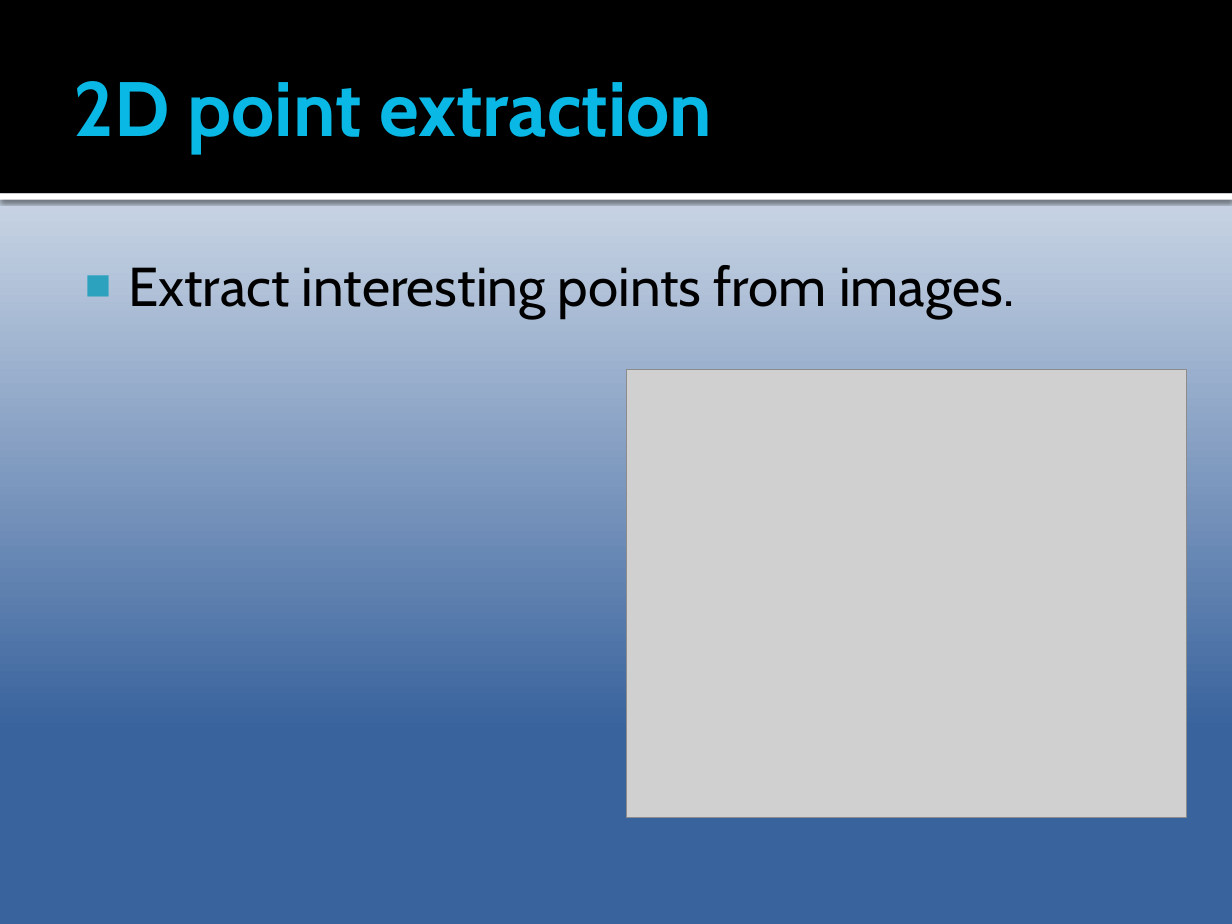
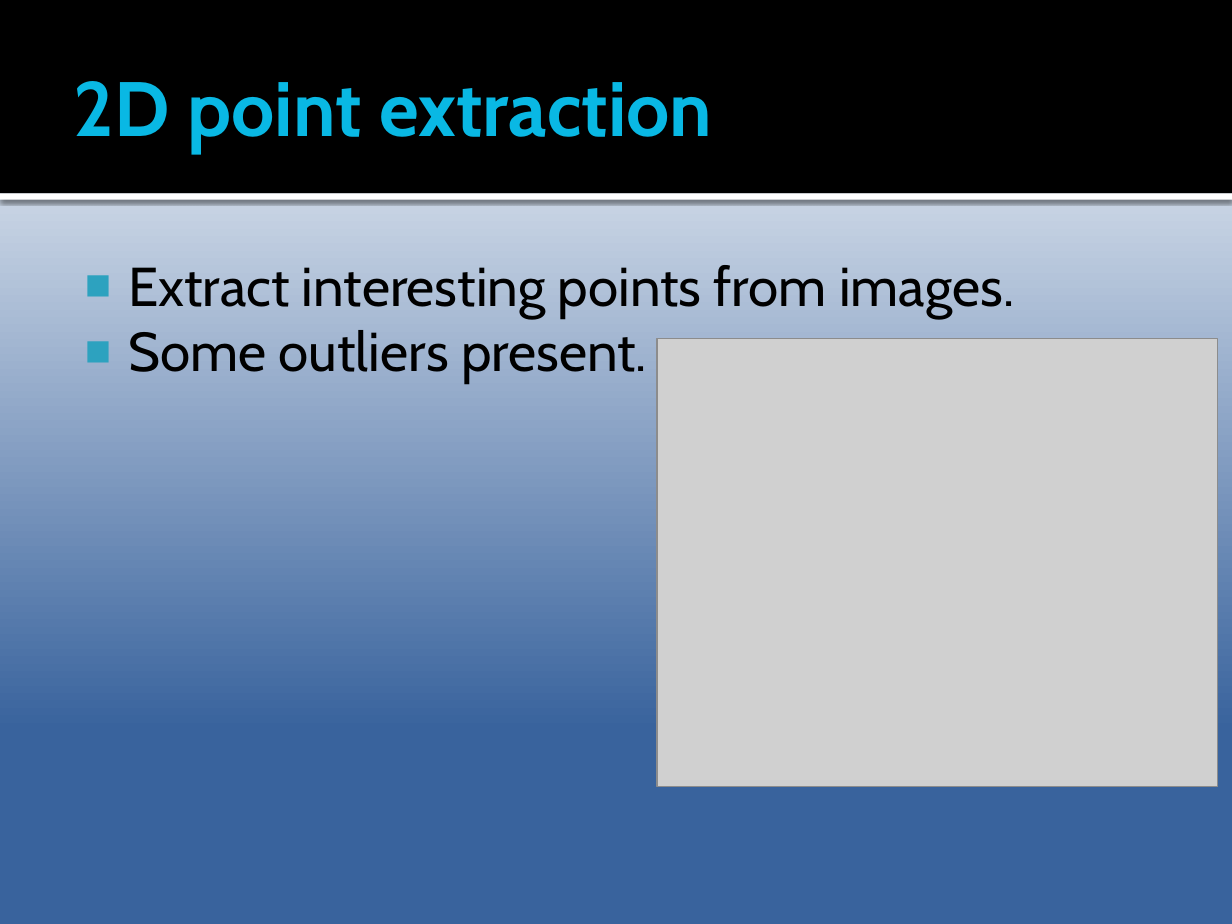
Before and after one commit to Epipolarna/Tracking, a slide deck: slide 6 of 3D Reconstruction/Documentation/TSBB15prez.pptx (slide 7 before the commit). Drawn at 1232x924 pixels with LibreOffice and Linux fonts; fonts in the diff are those of the drawing; grey boxes stand for pictures. Boxes give left, top, right and bottom in pixels: in the first picture for what was removed or moved away, otherwise in the second. Text is boxed around its words. In the diff, an @@ line names an element or a change of style, - is before the commit and + after.

```diff
--- a/3D Reconstruction/Documentation/TSBB15prez.pptx
+++ b/3D Reconstruction/Documentation/TSBB15prez.pptx
@@ text at bbox=[128, 330, 647, 384]: paragraph added @@
+■ Some outliers present.
@@ picture: place and size @@
-picture at bbox=[626, 370, 1186, 817]
+picture at bbox=[657, 339, 1217, 786]
```
Also in this commit, not shown: 5 other slides changed, 1 slide removed.
